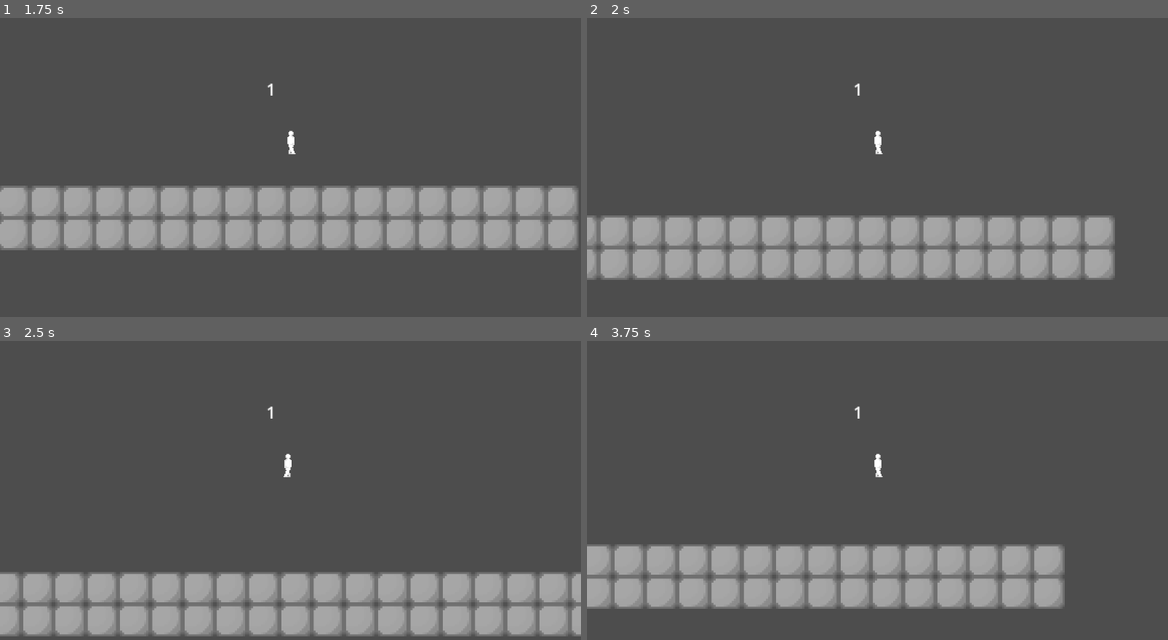
Above: before the commit, frames 1-4 (two rows, left to right).
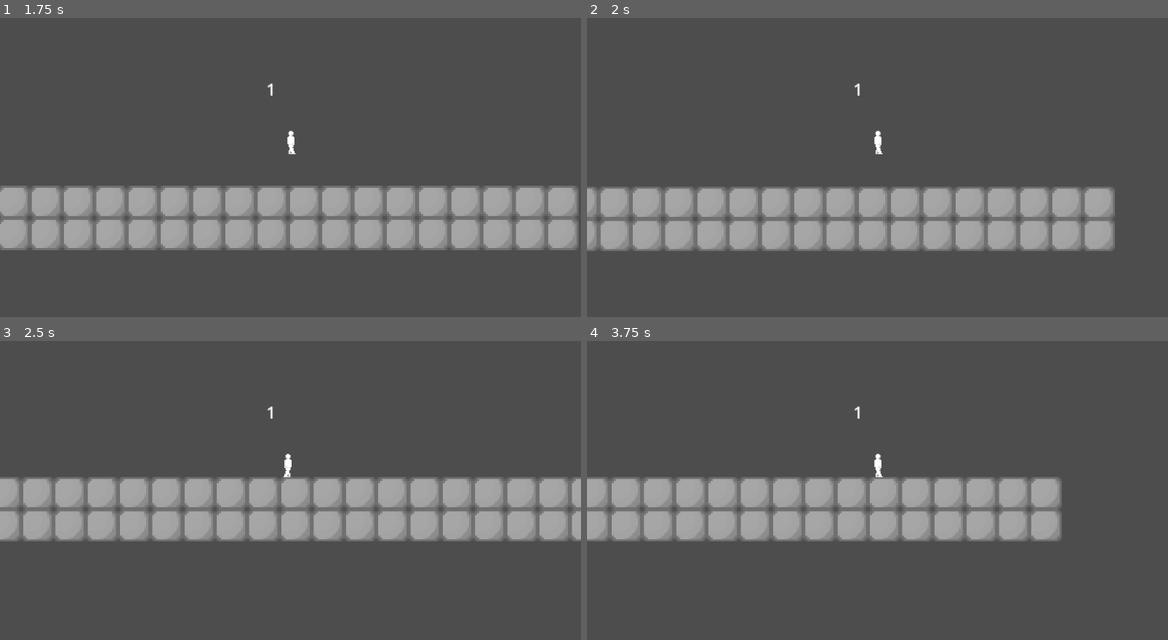
Above: after the commit, the same moments.

Repository: rafesholler/gmtk-2025
Game: Godot game, scene res://test_scene.tscn
Same seed, same stepped clock (60 frames per second), same inputs: the game is played once before the commit and once after it.
Inputs (mouse positions are in pixels of both pictures, inside the frame that each line leads up to):
- Up to frame 1 (1.75 s): move the mouse to (418, 137) at 0.52 s; hold W (jump) 0.53-1.28 s; hold D (move_right) from 0.53 s (still down); move the mouse to (174, 170) at 1.27 s; tap F (change_loop) at 1.35 s; tap W (jump) at 1.52, 1.55 s
- Up to frame 2 (2 s): keep holding D (move_right); tap W (jump) at 1.82 s
- Up to frame 3 (2.5 s): move the mouse to (348, 406) at 2.02 s; release D (move_right) at 2.03 s; hold A (move_left) from 2.03 s (still down); hold W (jump) from 2.03 s (still down); tap C (delete_loop) at 2.1 s
- Up to frame 4 (3.75 s): move the mouse to (848, 541) at 2.77 s; release A (move_left) at 2.78 s; release W (jump) at 2.78 s; hold D (move_right) from 2.78 s (still down); click (848, 541) at 2.85 s; tap W (jump) at 3.02, 3.05, 3.32 s; move the mouse to (1051, 526) at 3.52 s; hold E (pull) from 3.53 s (still down)

Frame 1 is identical in both runs. In frame 2, 19% of the frame differs, in the area x 0-91%, y 56-88%; in frame 3, 41%, in the area x 0-100%, y 45-99%; in frame 4, 34%.

Commit message:
fixed box movement bug

Diff:
--- a/Objects/Box/box.gd
+++ b/Objects/Box/box.gd
@@ -12,9 +12,14 @@
 		if not is_on_floor():
 			velocity.y += gravity * delta
 
+		for i in get_slide_collision_count():
+			var c = get_slide_collision(i)
+			if c.get_collider() is Box or c.get_collider() is HeavyBox:
+				c.get_collider().velocity = -c.get_normal() * 100
+
 		velocity.x = move_toward(velocity.x, 0, friction * delta)
 
-	move_and_slide()
+		move_and_slide()
 
 
 func toggle_destroy() -> void:
--- a/Objects/Box/box.tscn
+++ b/Objects/Box/box.tscn
@@ -15,7 +15,7 @@
 [node name="Loopable" type="Node" parent="." node_paths=PackedStringArray("properties")]
 script = ExtResource("2_lde1j")
 properties = {
-NodePath(".."): ["position", "rotation", "visible"],
+NodePath(".."): ["position", "rotation", "visible", "velocity"],
 NodePath("../CollisionShape2D"): ["disabled"]
 }
 metadata/_custom_type_script = "uid://dxmffxw51dhku"
--- a/Objects/Box/heavy_box.gd
+++ b/Objects/Box/heavy_box.gd
@@ -12,9 +12,14 @@
 		if not is_on_floor():
 			velocity.y += gravity * delta
 
+		for i in get_slide_collision_count():
+			var c = get_slide_collision(i)
+			if c.get_collider() is Box or c.get_collider() is HeavyBox:
+				c.get_collider().velocity = -c.get_normal() * 100
+
 		velocity.x = move_toward(velocity.x, 0, friction * delta)
 
-	move_and_slide()
+		move_and_slide()
 
 
 func toggle_destroy() -> void:
--- a/Objects/Box/heavy_box.tscn
+++ b/Objects/Box/heavy_box.tscn
@@ -15,7 +15,7 @@
 [node name="Loopable" type="Node" parent="." node_paths=PackedStringArray("properties")]
 script = ExtResource("1_sn3pl")
 properties = {
-NodePath(".."): ["position", "rotation", "visible"],
+NodePath(".."): ["position", "rotation", "visible", "velocity"],
 NodePath("../CollisionShape2D"): ["disabled"]
 }
 metadata/_custom_type_script = "uid://dxmffxw51dhku"
--- a/Objects/Doors/door.gd
+++ /dev/null
@@ -1,5 +0,0 @@
-extends CharacterBody2D
-class_name Door
-
-func open() -> void:
-	$CollisionShape2D.disabled = true
--- a/Objects/Doors/door.tscn
+++ /dev/null
@@ -1,18 +0,0 @@
-[gd_scene load_steps=3 format=3 uid="uid://clrljrnnd0j44"]
-
-[ext_resource type="Script" uid="uid://d32p3012o5qsd" path="res://Objects/Doors/door.gd" id="1_rte38"]
-
-[sub_resource type="RectangleShape2D" id="RectangleShape2D_rte38"]
-size = Vector2(10, 30)
-
-[node name="Door" type="StaticBody2D"]
-script = ExtResource("1_rte38")
-
-[node name="CollisionShape2D" type="CollisionShape2D" parent="."]
-position = Vector2(0, -15)
-shape = SubResource("RectangleShape2D_rte38")
-
-[node name="ColorRect" type="ColorRect" parent="."]
-offset_left = -5.0
-offset_top = -30.0
-offset_right = 5.0
--- /dev/null
+++ b/Objects/Platforms/slide_platform.gd
@@ -0,0 +1,6 @@
+extends CharacterBody2D
+
+var is_moving = false
+
+func _physics_process(delta: float) -> void:
+	pass
--- /dev/null
+++ b/Objects/Platforms/slide_platform.tscn
@@ -0,0 +1,8 @@
+[gd_scene load_steps=2 format=3 uid="uid://dfhxr5g4l6gg"]
+
+[ext_resource type="Script" uid="uid://wf0m18psy3ny" path="res://Objects/Platforms/slide_platform.gd" id="1_7jxnr"]
+
+[node name="SlidePlatform" type="CharacterBody2D"]
+script = ExtResource("1_7jxnr")
+
+[node name="Endpoint" type="Node2D" parent="."]
--- a/Player/player.gd
+++ b/Player/player.gd
@@ -23,7 +23,7 @@
 
 
 func _physics_process(delta: float) -> void:
-	if Input.is_action_just_pressed("jump"):
+	if is_on_floor() and Input.is_action_just_pressed("jump"):
 		velocity.y = -100
 
 	if Input.is_action_just_pressed("pull"):
Not shown, removed: Objects/Doors/door.gd.uid
Not shown, added: Objects/Platforms/slide_platform.gd.uid
